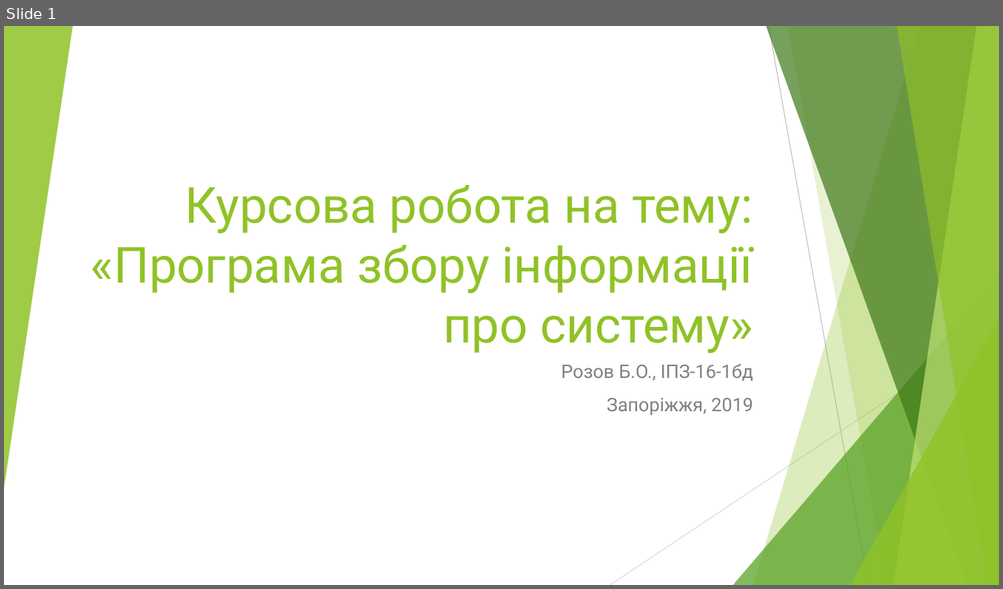
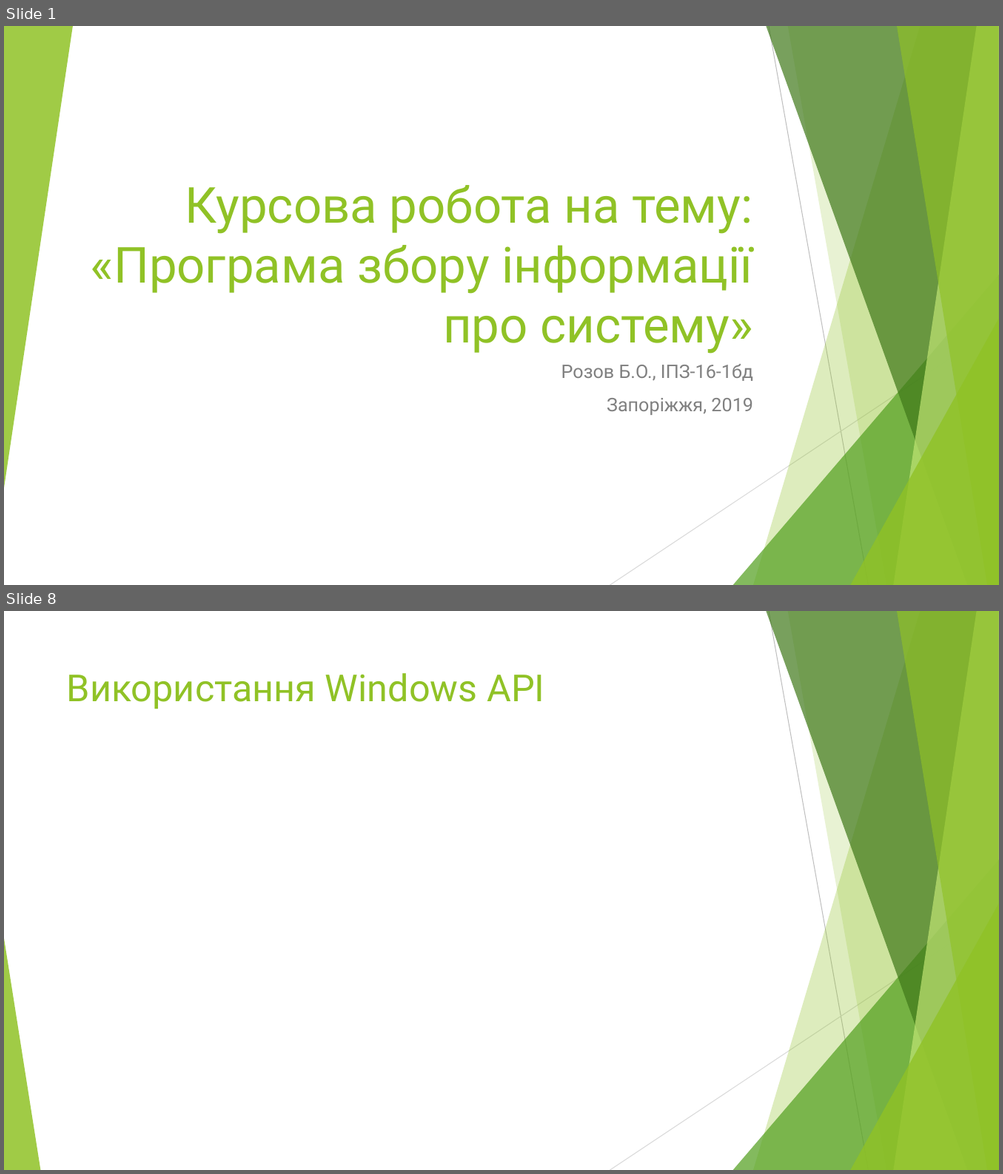
Before and after one commit to BohdanRozov/Boida27, a slide deck: Курсова робота на тему.pptx. Shown one above the other, each under a label of ours: slide 1 before the commit, slides 1 and 8 after it; the slides between them are not shown. The pictures are 1003x589 and 1003x1174 pixels, drawn with LibreOffice and Linux fonts; fonts in the diff are those of the drawing. Boxes give left, top, right and bottom in pixels: in the first picture for what was removed or moved away, otherwise in the second. Text is boxed around its words. In the diff, an @@ line names an element or a change of style, - is before the commit and + after.

```diff
--- a/Курсова робота на тему.pptx
+++ b/Курсова робота на тему.pptx
@@ slide 8 added at [4,611,999,1170], background #FFFFFF; not listed: 9 template elements that a slide beside it also shows @@
@@ title added at [67,673,544,709], 36 pt, text #90C226 @@
+Використання Windows API
@@ triangle added at [4,939,40,1170], fill #90C226 at 85% opacity @@
```
Also in this commit, not shown: 6 other slides added, 7 other files.
